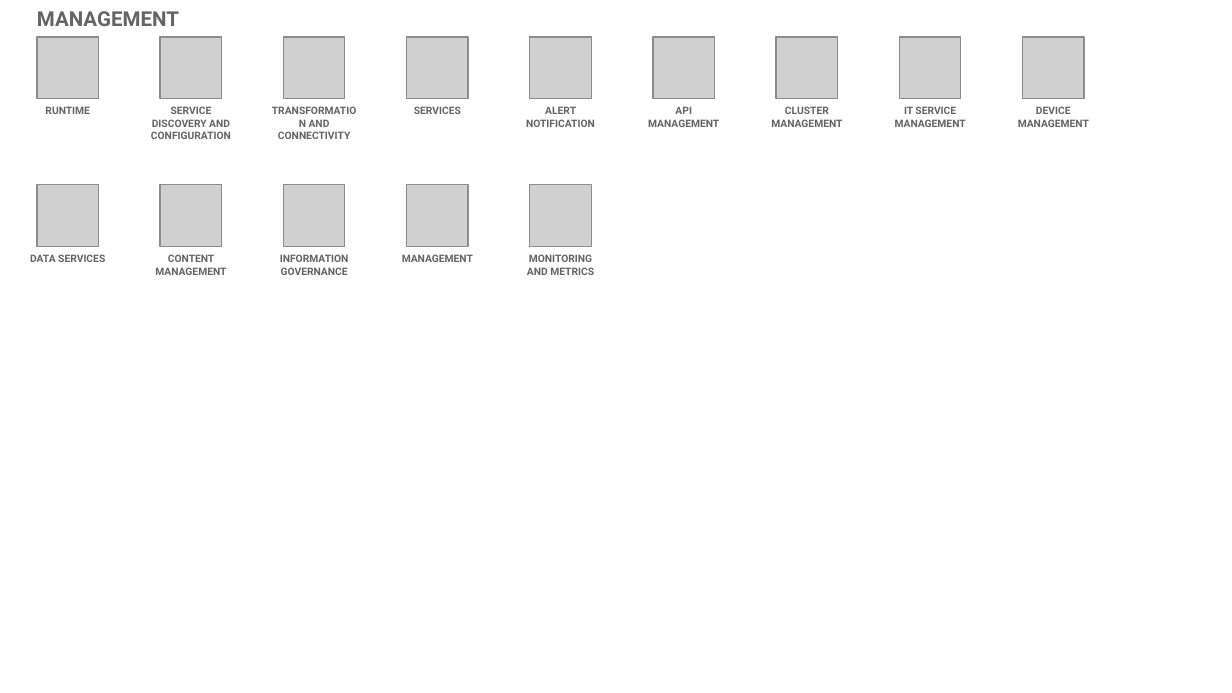
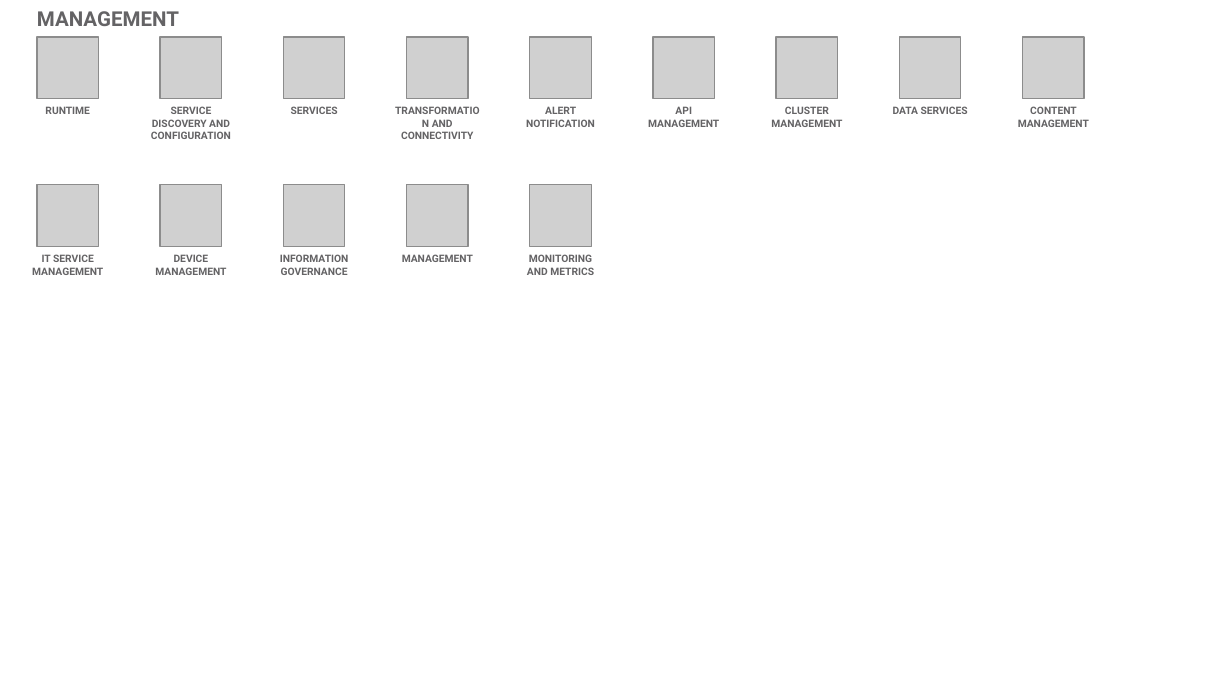
Before and after one commit to l2fprod/myarchitecture, a slide deck: slide 19 of mycatalog-architecture-diagram-template.pptx. Drawn at 1232x693 pixels with LibreOffice and Linux fonts; fonts in the diff are those of the drawing; grey boxes stand for pictures. Boxes give left, top, right and bottom in pixels: in the first picture for what was removed or moved away, otherwise in the second. Text is boxed around its words. In the diff, an @@ line names an element or a change of style, - is before the commit and + after.

```diff
--- a/mycatalog-architecture-diagram-template.pptx
+++ b/mycatalog-architecture-diagram-template.pptx
@@ text "SERVICES": place and size @@
-text "SERVICES" at bbox=[414, 106, 461, 114]
+text "SERVICES" at bbox=[291, 106, 338, 114]
@@ text "TRANSFORMATION AND CONNECTIVITY": place and size @@
-text "TRANSFORMATION AND CONNECTIVITY" at bbox=[278, 119, 350, 139]
+text "TRANSFORMATION AND CONNECTIVITY" at bbox=[401, 119, 473, 139]
@@ text at bbox=[893, 106, 968, 114]: text changed @@
-IT SERVICE MANAGEMENT
+DATA SERVICES
@@ text at bbox=[1018, 106, 1089, 127]: text changed @@
-DEVICE MANAGEMENT
+CONTENT MANAGEMENT
@@ text at bbox=[32, 254, 103, 275]: text changed @@
-DATA SERVICES
+IT SERVICE MANAGEMENT
@@ text at bbox=[155, 254, 226, 275]: text changed @@
-CONTENT MANAGEMENT
+DEVICE MANAGEMENT
```
Also in this commit, not shown: 11 other slides changed.
